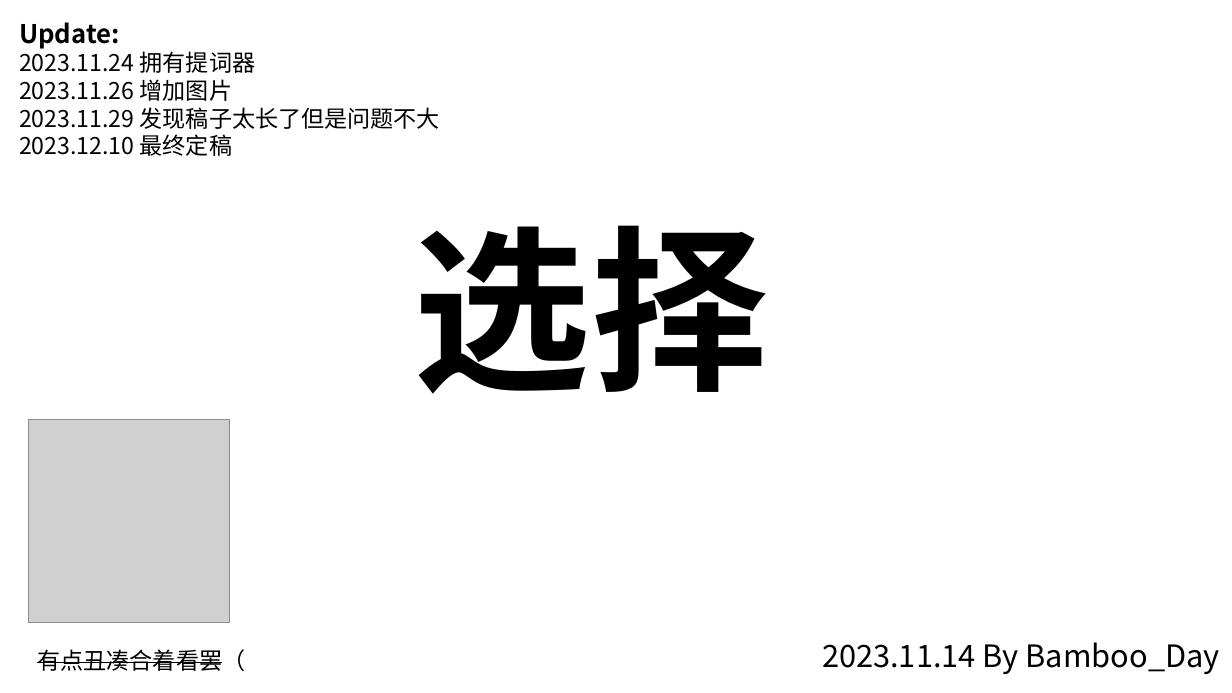
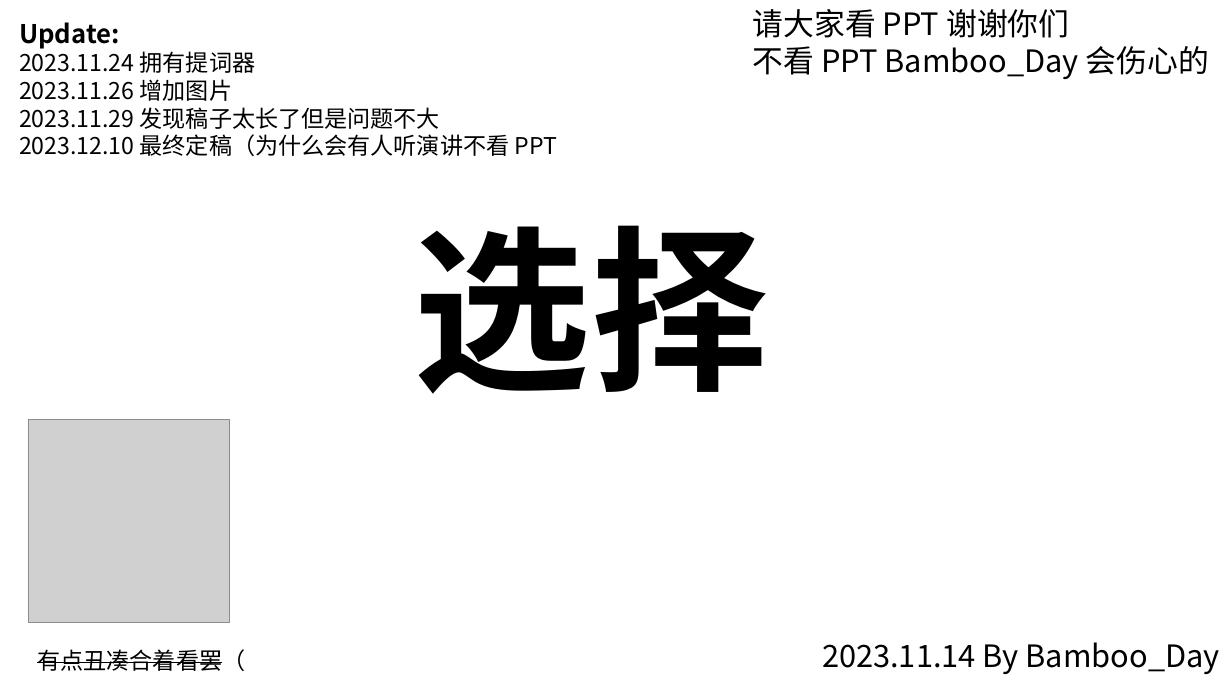
Before and after one commit to BambooDay/OI, a slide deck: slide 1 of 激情演讲.pptx. Drawn at 1232x693 pixels with LibreOffice and Linux fonts; fonts in the diff are those of the drawing; grey boxes stand for pictures. Boxes give left, top, right and bottom in pixels: in the first picture for what was removed or moved away, otherwise in the second. Text is boxed around its words. In the diff, an @@ line names an element or a change of style, - is before the commit and + after.

Commit message:
none

```diff
--- a/激情演讲.pptx
+++ b/激情演讲.pptx
@@ text added at (753,9,1209,79), 24 pt, text #000000 @@
+请大家看 PPT 谢谢你们
+不看 PPT Bamboo_Day 会伤心的
@@ text at (19,134,557,156): text changed @@
-2023.12.10 最终定稿
+2023.12.10 最终定稿（为什么会有人听演讲不看 PPT
```
